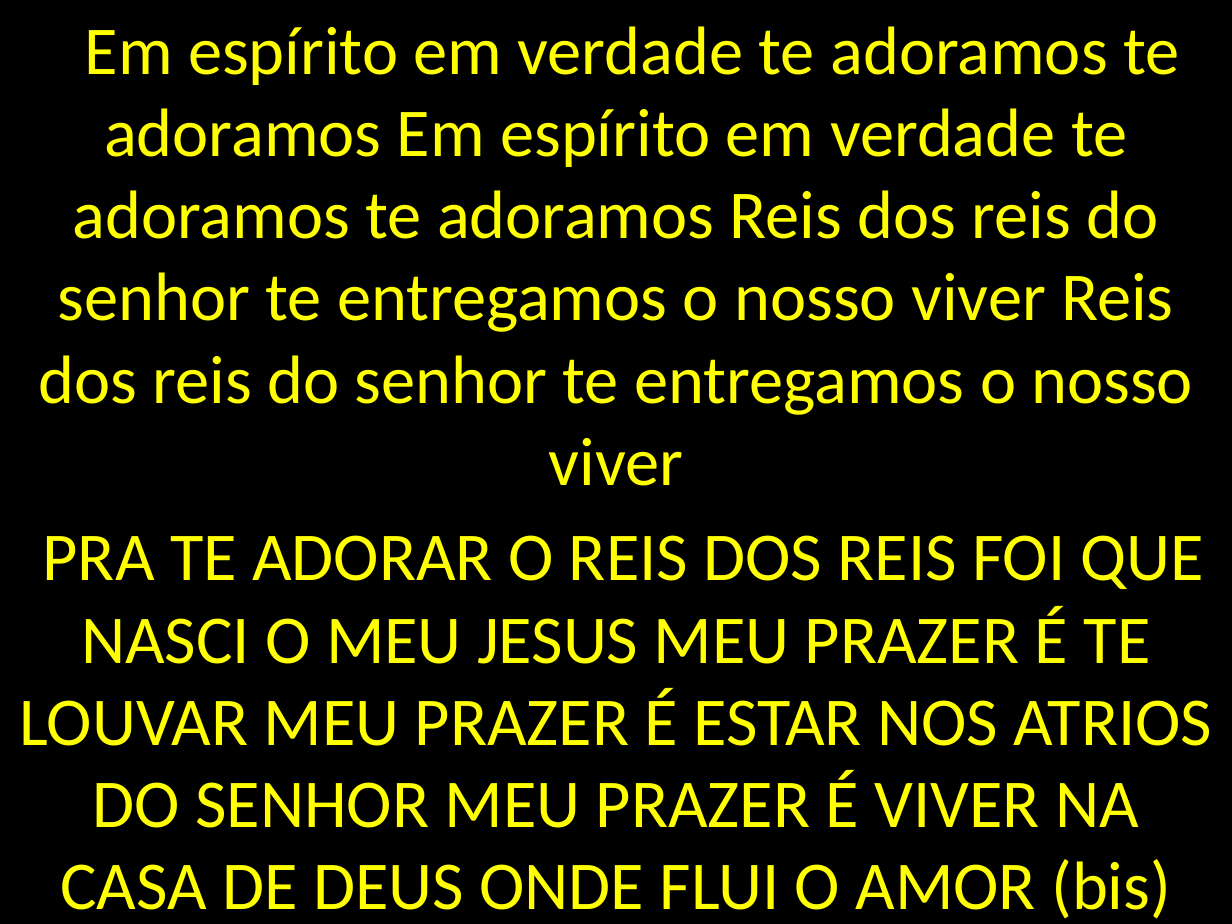
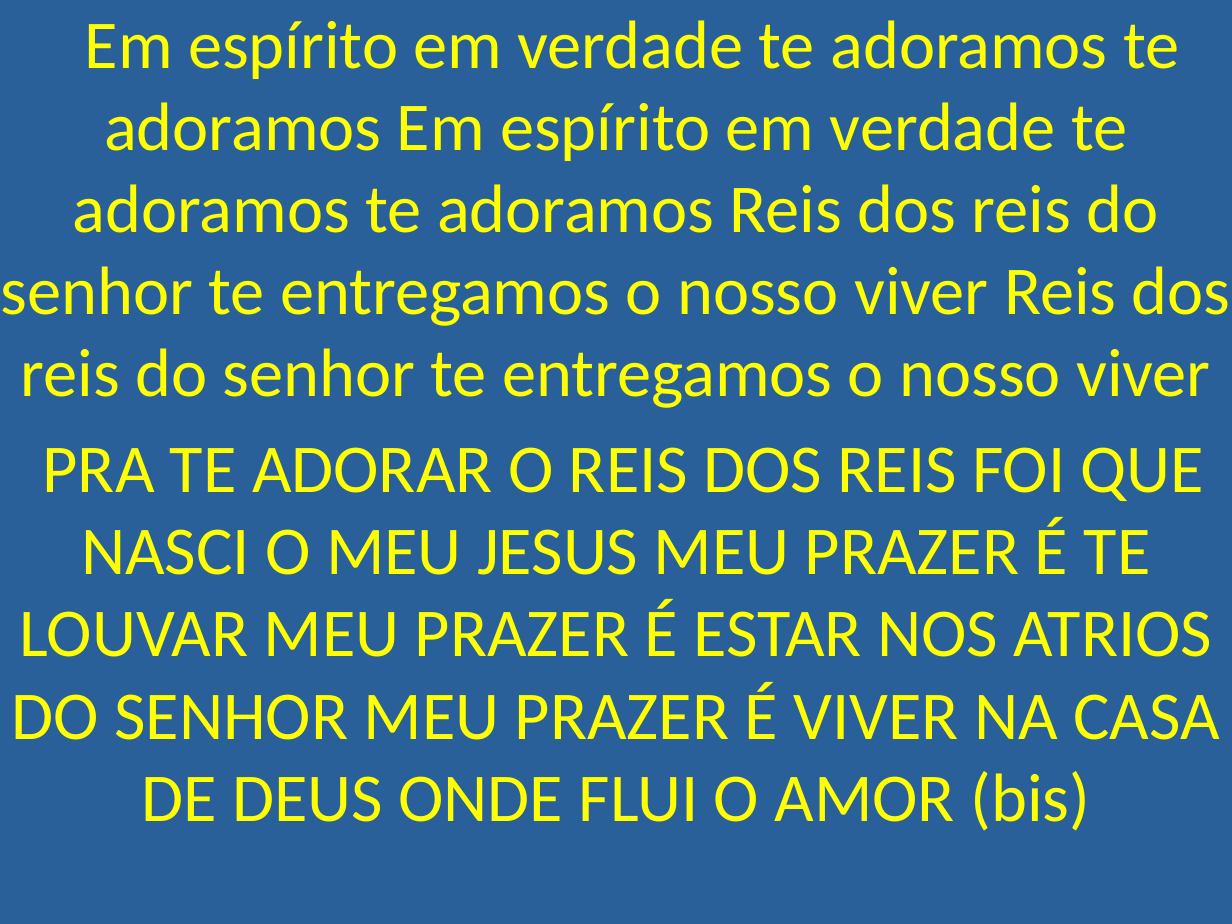
Before and after one commit to martematica/igreja, a slide deck: slide 1 of EM ESPIRITO EM VERDADE.pptx. Drawn at 1232x924 pixels with LibreOffice and Linux fonts; fonts in the diff are those of the drawing. Boxes give left, top, right and bottom in pixels: in the first picture for what was removed or moved away, otherwise in the second. Text is boxed around its words. In the diff, an @@ line names an element or a change of style, - is before the commit and + after.

```diff
--- a/EM ESPIRITO EM VERDADE.pptx
+++ b/EM ESPIRITO EM VERDADE.pptx
@@ subtitle "Em espírito em verdade te ..." at (x1=0, y1=0, x2=1232, y2=924): fill #000000 to #2A6099 @@
```
Also in this commit, not shown: 13 other files.
